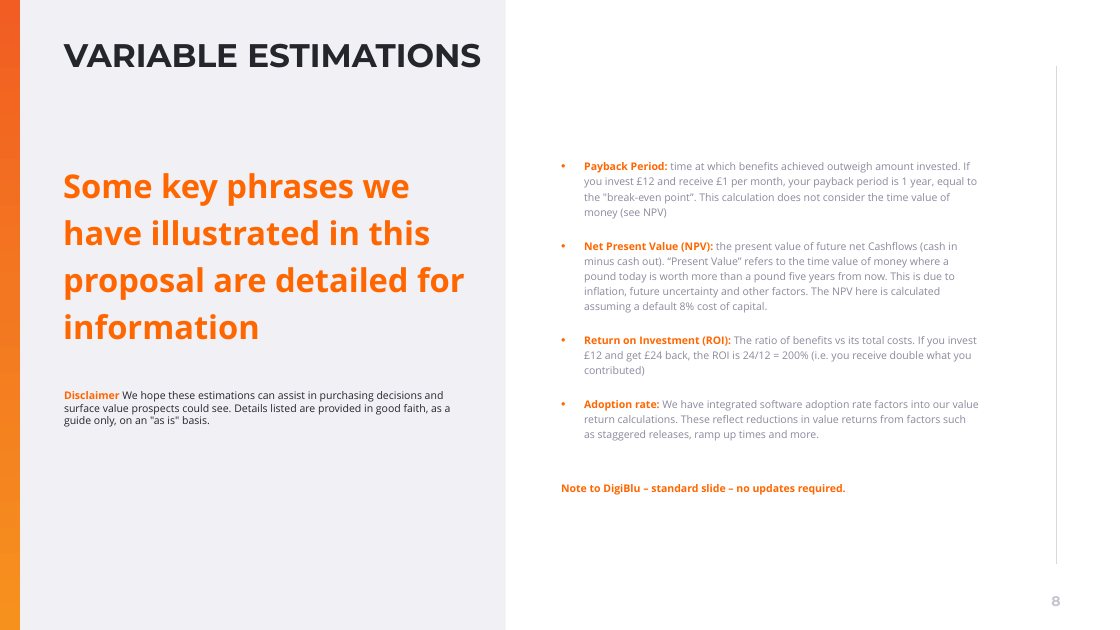
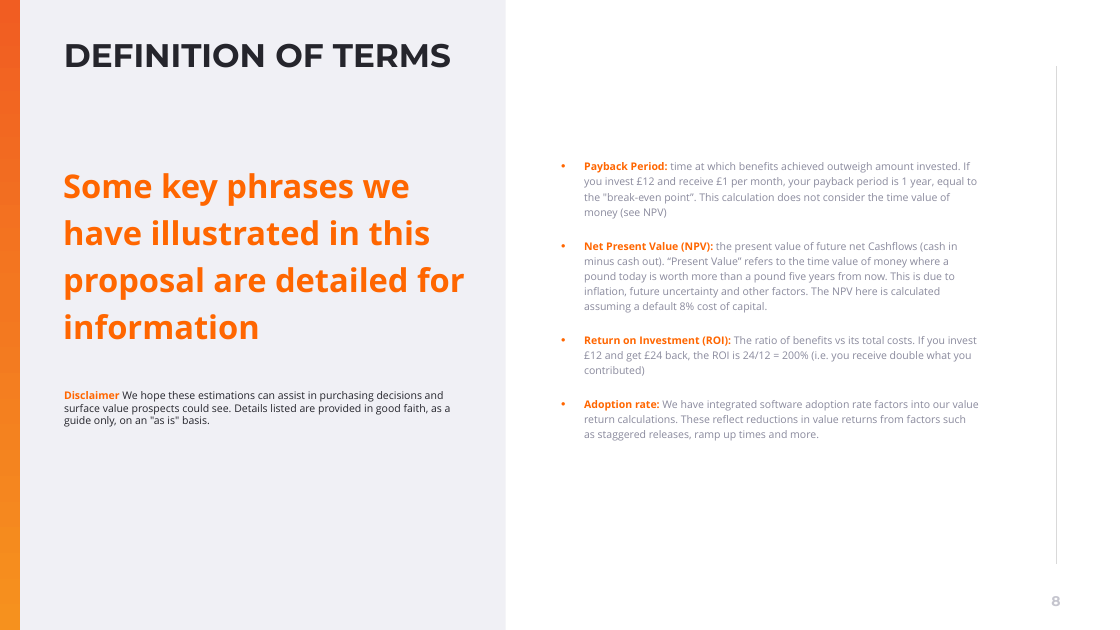
Before and after one commit to muratozdemirpiblo/ppt-api, a slide deck: slide 8 of output.pptx. Drawn at 1120x630 pixels with LibreOffice and Linux fonts; fonts in the diff are those of the drawing; background and template pictures are left out. Boxes give left, top, right and bottom in pixels: in the first picture for what was removed or moved away, otherwise in the second. Text is boxed around its words. In the diff, an @@ line names an element or a change of style, - is before the commit and + after.

```diff
--- a/output.pptx
+++ b/output.pptx
@@ title at (64, 43, 451, 68): text changed @@
-VARIABLE ESTIMATIONS
+DEFINITION OF TERMS
@@ text removed at (561, 484, 846, 495) @@
-Note to DigiBlu – standard slide – no updates required.
```
Also in this commit, not shown: 7 other slides changed, 2 other files.
